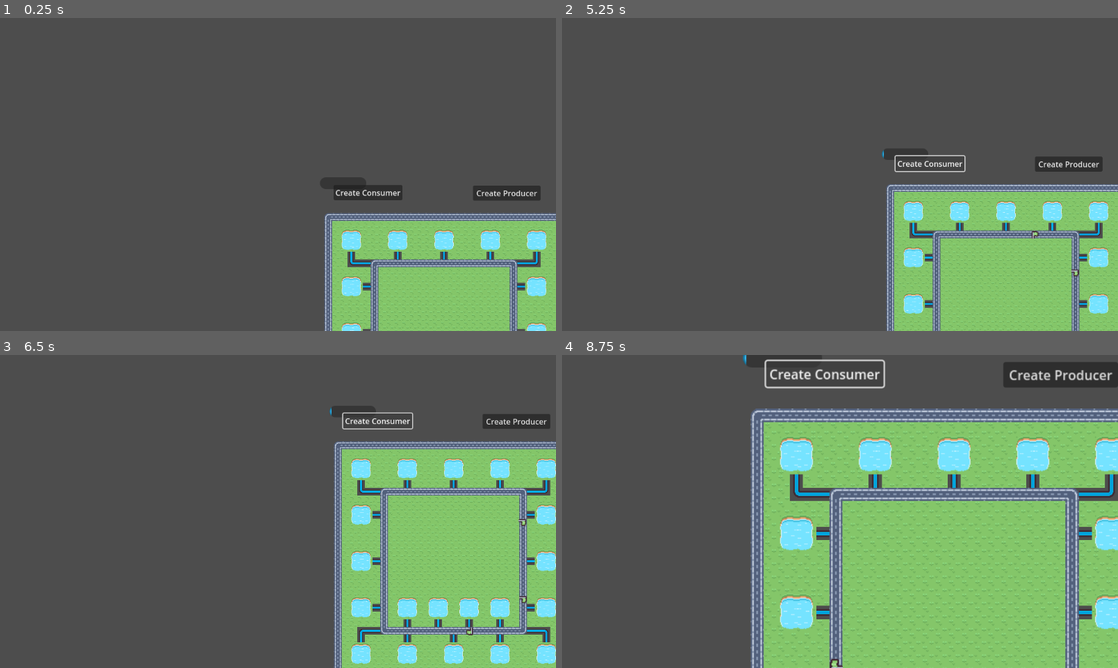
Above: before the commit, frames 1-4 (two rows, left to right).
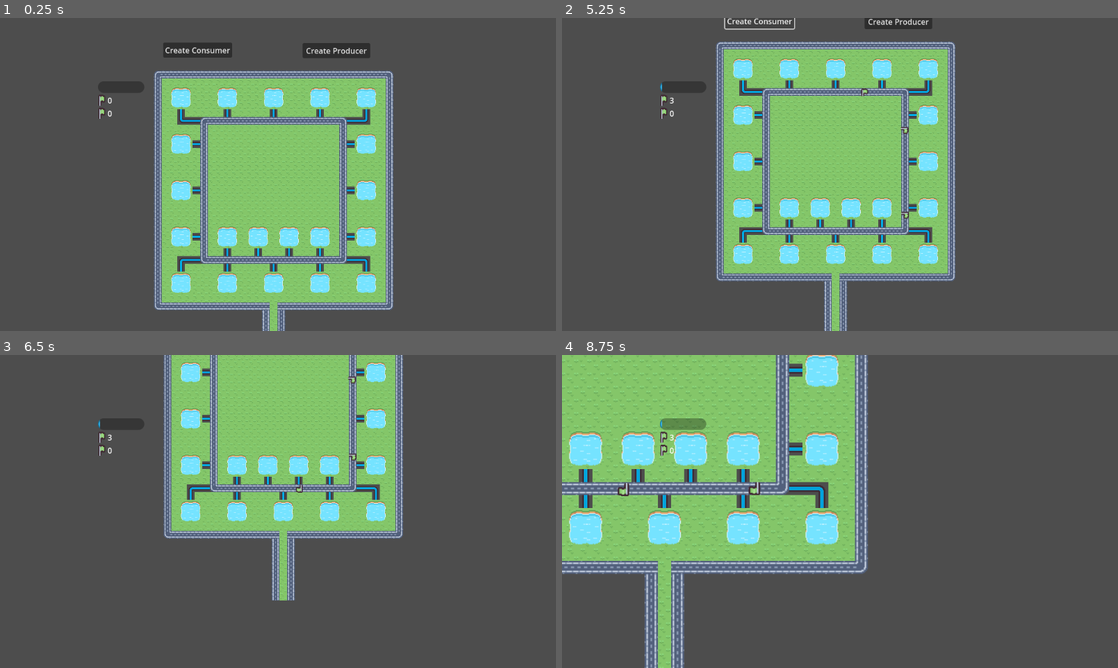
Above: after the commit, the same moments.

Repository: Jelleas/gmtk-2025
Game: Godot game, scene res://main_level.tscn
The game is run twice, just before and just after one commit, with the same random seed, the same clock (stepped at 60 frames per second) and the same inputs.
Inputs:
- Up to frame 1 (0.25 s): no input
- Up to frame 2 (5.25 s): click "Create Producer" at 0.5 s; click "Create Consumer" at 1.25 s; click "Create Producer" at 2 s; click "Create Consumer" at 2.75 s; click "Create Producer" at 3.5 s; click "Create Consumer" at 4.25 s; hold Down (camera_move_down) from 5.03 s (still down)
- Up to frame 3 (6.5 s): release Down (camera_move_down) at 5.78 s; tap Left (camera_move_left) at 5.85 s
- Up to frame 4 (8.75 s): hold Right (camera_move_right) 6.53-7.28 s; tap Up (camera_move_up) at 7.35 s; hold [ (camera_zoom_in) from 8.03 s (still down)

The runs differ from the first frame. In frame 1, 45% of the frame differs, in the area x 17-100%, y 8-100%; in frame 2, 49%; in frame 3, 50%; in frame 4, 81%, in the area x 0-100%, y 0-100%.

Commit message:
resource trackers

Diff:
--- a/main_level.tscn
+++ b/main_level.tscn
@@ -8,8 +8,12 @@
 [ext_resource type="Texture2D" uid="uid://d3byg07av648o" path="res://assets/Vector/bar_shadow_round_large.svg" id="5_ctebd"]
 [ext_resource type="PackedScene" uid="uid://tmkdkgu7s5vv" path="res://tower/tower.tscn" id="6_4mnpp"]
 [ext_resource type="Texture2D" uid="uid://bepreqkwfug08" path="res://assets/Vector/bar_round_gloss_large.svg" id="6_eqmdw"]
-[ext_resource type="Script" path="res://resource_bar.gd" id="7_5fjre"]
+[ext_resource type="Script" uid="uid://xjggkl7wtjqu" path="res://ui/resource_tracker/resource_bar.gd" id="7_5fjre"]
 [ext_resource type="Script" uid="uid://b1tc24egun83x" path="res://ui/create_consumer.gd" id="7_ctebd"]
+[ext_resource type="Script" uid="uid://ddeoiro7qkje2" path="res://ui/resource_tracker/resource_tracker.gd" id="8_do8ha"]
+[ext_resource type="Script" uid="uid://brs7pxde6f6fi" path="res://ui/resource_tracker/wood_counter.gd" id="12_do8ha"]
+[ext_resource type="Texture2D" uid="uid://dfj26ibwe2waf" path="res://tile_0035.png" id="13_xqiim"]
+[ext_resource type="Script" uid="uid://ch56vgnhbb8nu" path="res://ui/resource_tracker/frog_counter.gd" id="14_htena"]
 
 [sub_resource type="Curve2D" id="Curve2D_5ymk8"]
 
@@ -234,6 +238,7 @@
 tile_set = SubResource("TileSet_ctebd")
 
 [node name="Camera2D" type="Camera2D" parent="."]
+position = Vector2(353, 295)
 script = ExtResource("4_05as6")
 
 [node name="ResourcePath" type="Path2D" parent="."]
@@ -243,16 +248,6 @@
 [node name="Timer" type="Timer" parent="." node_paths=PackedStringArray("resource_path")]
 wait_time = 0.05
 script = ExtResource("3_bhu08")
-resource_path = NodePath("../ResourcePath")
-
-[node name="ResourceBar" type="TextureProgressBar" parent="." node_paths=PackedStringArray("resource_path")]
-offset_left = 87.0
-offset_top = 6.0
-offset_right = 183.0
-offset_bottom = 46.0
-texture_under = ExtResource("5_ctebd")
-texture_progress = ExtResource("6_eqmdw")
-script = ExtResource("7_5fjre")
 resource_path = NodePath("../ResourcePath")
 
 [node name="CreateProducer" type="Button" parent="." node_paths=PackedStringArray("resource_manager")]
@@ -275,3 +270,51 @@
 script = ExtResource("7_ctebd")
 tower_scene = ExtResource("6_4mnpp")
 resource_manager = NodePath("../ResourcePath")
+
+[node name="ResourceTracker" type="CanvasLayer" parent="." node_paths=PackedStringArray("resource_path")]
+script = ExtResource("8_do8ha")
+resource_path = NodePath("../ResourcePath")
+
+[node name="VBoxContainer" type="VBoxContainer" parent="ResourceTracker"]
+offset_left = 203.0
+offset_top = 131.0
+offset_right = 299.0
+offset_bottom = 171.0
+
+[node name="ResourceBar" type="TextureProgressBar" parent="ResourceTracker/VBoxContainer"]
+layout_mode = 2
+texture_under = ExtResource("5_ctebd")
+texture_progress = ExtResource("6_eqmdw")
+script = ExtResource("7_5fjre")
+
+[node name="WoodTracker" type="HBoxContainer" parent="ResourceTracker/VBoxContainer"]
+layout_mode = 2
+
+[node name="WoodRect" type="TextureRect" parent="ResourceTracker/VBoxContainer/WoodTracker"]
+layout_mode = 2
+texture = ExtResource("13_xqiim")
+
+[node name="MarginContainer" type="MarginContainer" parent="ResourceTracker/VBoxContainer/WoodTracker"]
+layout_mode = 2
+size_flags_horizontal = 3
+
+[node name="WoodCounter" type="Label" parent="ResourceTracker/VBoxContainer/WoodTracker/MarginContainer"]
+layout_mode = 2
+text = "0"
+script = ExtResource("12_do8ha")
+
+[node name="FrogTracker" type="HBoxContainer" parent="ResourceTracker/VBoxContainer"]
+layout_mode = 2
+
+[node name="FrogRect" type="TextureRect" parent="ResourceTracker/VBoxContainer/FrogTracker"]
+layout_mode = 2
+texture = ExtResource("13_xqiim")
+
+[node name="MarginContainer" type="MarginContainer" parent="ResourceTracker/VBoxContainer/FrogTracker"]
+layout_mode = 2
+size_flags_horizontal = 3
+
+[node name="FrogCounter" type="Label" parent="ResourceTracker/VBoxContainer/FrogTracker/MarginContainer"]
+layout_mode = 2
+text = "0"
+script = ExtResource("14_htena")
--- /dev/null
+++ b/ui/resource_tracker/frog_counter.gd
@@ -0,0 +1,22 @@
+extends Label
+
+var resource_path: Path2D
+var initialized = false
+
+func _ready() -> void:
+	add_to_group("resource_trackers")
+
+func init(resource_path_: Path2D) -> void:
+	resource_path = resource_path_
+	initialized = true
+
+func _process(delta: float) -> void:
+	if !initialized:
+		return
+
+	var count = 0
+	for c in resource_path.contents:
+		if c != null and c.type == Res.Type.FROG:
+			count += 1
+
+	text = str(count)
--- a/resource_bar.gd
+++ b/ui/resource_tracker/resource_bar.gd
@@ -1,11 +1,20 @@
 extends TextureProgressBar
 
-@export var resource_path: Path2D
+var resource_path: Path2D
+var initialized = false
 
 func _ready() -> void:
+	add_to_group("resource_trackers")
+
+func init(resource_path_: Path2D) -> void:
+	resource_path = resource_path_
 	max_value = resource_path.SIZE
+	initialized = true
 
 func _process(delta: float) -> void:
+	if !initialized:
+		return
+
 	var count = 0
 	for c in resource_path.contents:
 		if c != null:
--- /dev/null
+++ b/ui/resource_tracker/resource_tracker.gd
@@ -0,0 +1,6 @@
+extends CanvasLayer
+
+@export var resource_path: Path2D;
+
+func _ready() -> void:
+	get_tree().call_group("resource_trackers", "init", resource_path)
--- /dev/null
+++ b/ui/resource_tracker/wood_counter.gd
@@ -0,0 +1,22 @@
+extends Label
+
+var resource_path: Path2D
+var initialized = false
+
+func _ready() -> void:
+	add_to_group("resource_trackers")
+
+func init(resource_path_: Path2D) -> void:
+	resource_path = resource_path_
+	initialized = true
+
+func _process(delta: float) -> void:
+	if !initialized:
+		return
+
+	var count = 0
+	for c in resource_path.contents:
+		if c != null and c.type == Res.Type.WOOD:
+			count += 1
+
+	text = str(count)
Not shown: 1 places in main_level.tscn that only renumber resources
Not shown, added: ui/resource_tracker/frog_counter.gd.uid
Renamed: resource_bar.gd.uid -> ui/resource_tracker/resource_bar.gd.uid
Not shown, added: ui/resource_tracker/resource_tracker.gd.uid
Not shown, added: ui/resource_tracker/wood_counter.gd.uid
